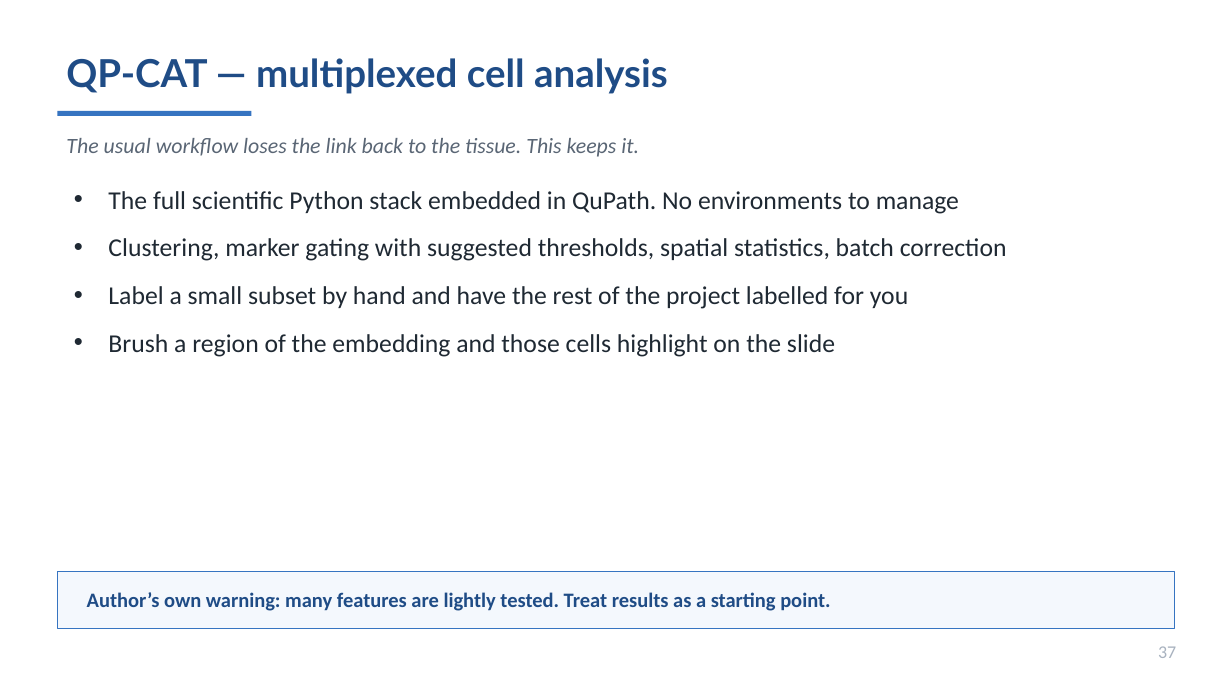
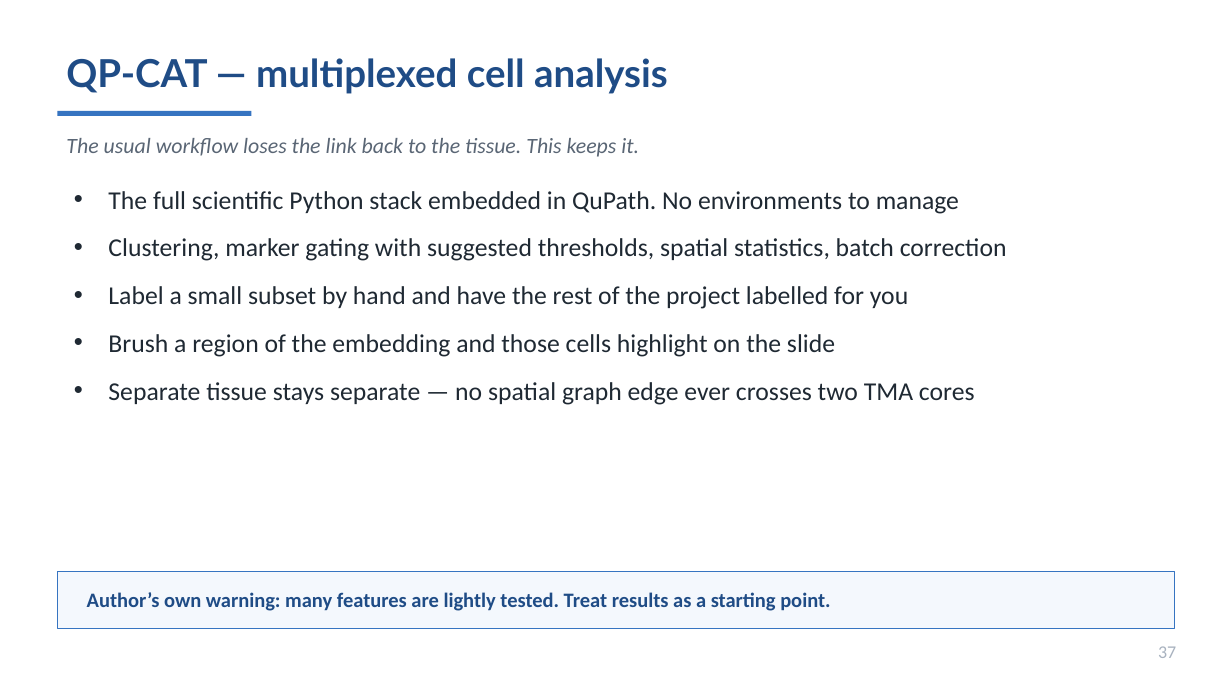
Before and after one commit to MichaelSNelson/BINA-I2K-2026-QuPath-Extensions, a slide deck: slide 37 of I2K_2026_QuPath_Extensions.pptx. Drawn at 1232x693 pixels with LibreOffice and Linux fonts; fonts in the diff are those of the drawing. Boxes give left, top, right and bottom in pixels: in the first picture for what was removed or moved away, otherwise in the second. Text is boxed around its words. In the diff, an @@ line names an element or a change of style, - is before the commit and + after.

```diff
--- a/I2K_2026_QuPath_Extensions.pptx
+++ b/I2K_2026_QuPath_Extensions.pptx
@@ text at box(108, 382, 975, 405): paragraph added @@
+• Separate tissue stays separate — no spatial graph edge ever crosses two TMA cores
```
Also in this commit, not shown: 13 other slides changed, 1 slide added, 10 other files.
